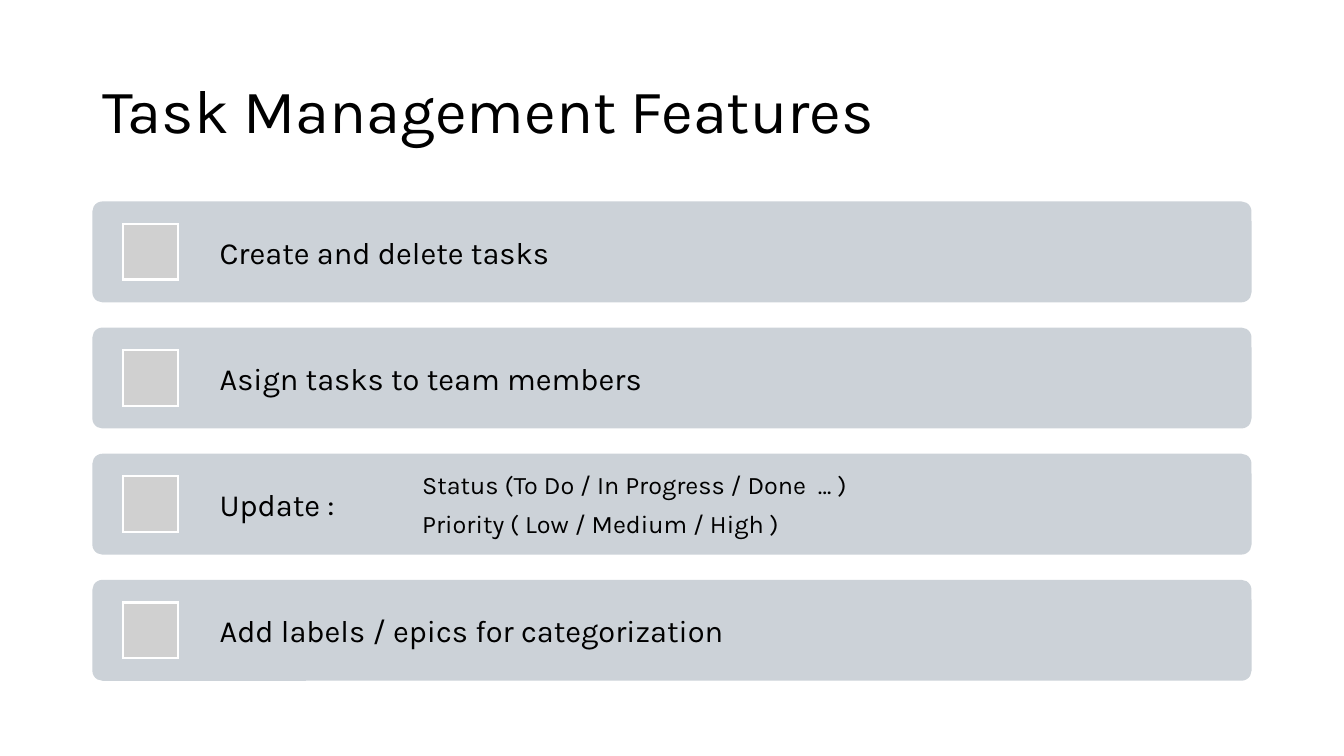
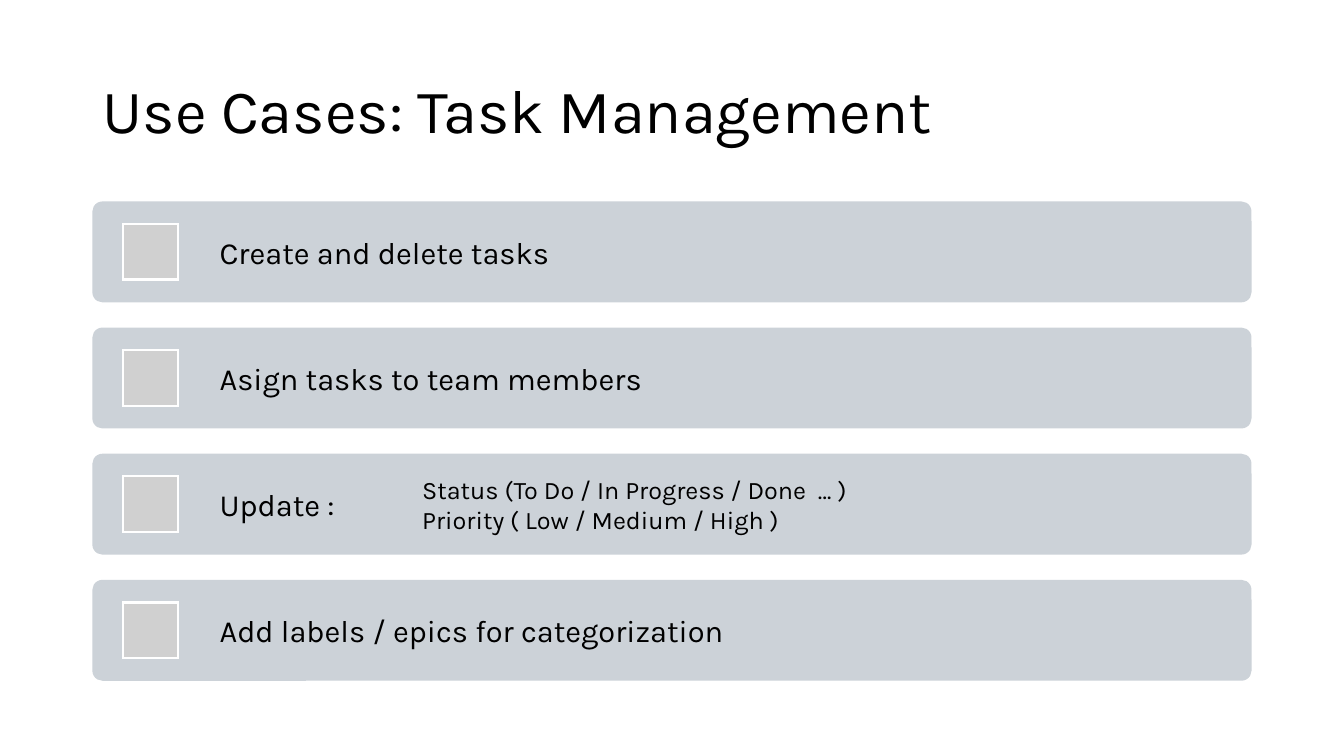
Before and after one commit to Avojvoda01/Mini-Jira---Web-Services-Project, a slide deck: slide 4 of Webservice – Mini Jira.pptx (slide 7 before the commit). Drawn at 1344x756 pixels with LibreOffice and Linux fonts; fonts in the diff are those of the drawing; grey boxes stand for pictures. Boxes give left, top, right and bottom in pixels: in the first picture for what was removed or moved away, otherwise in the second. Text is boxed around its words. In the diff, an @@ line names an element or a change of style, - is before the commit and + after.

```diff
--- a/Webservice – Mini Jira.pptx
+++ b/Webservice – Mini Jira.pptx
@@ title at bbox=[102, 91, 932, 148]: text changed @@
-Task Management Features
+Use Cases: Task Management
@@ text "Update :" at bbox=[220, 495, 321, 524]: less space between paragraphs @@
@@ text "Status (To Do / In ..." at bbox=[422, 481, 807, 535]: less space between paragraphs @@
```
Also in this commit, not shown: 7 other slides changed, 4 slides added, 1 slide removed, 1 other file.
